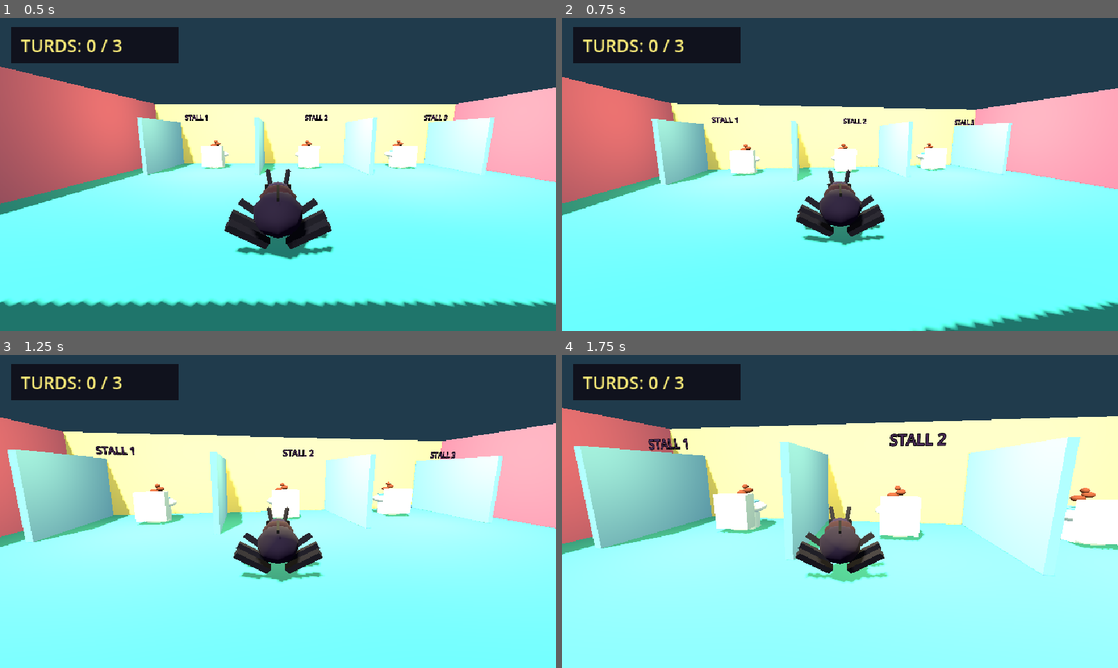
Above: before the commit, frames 1-4 (two rows, left to right).
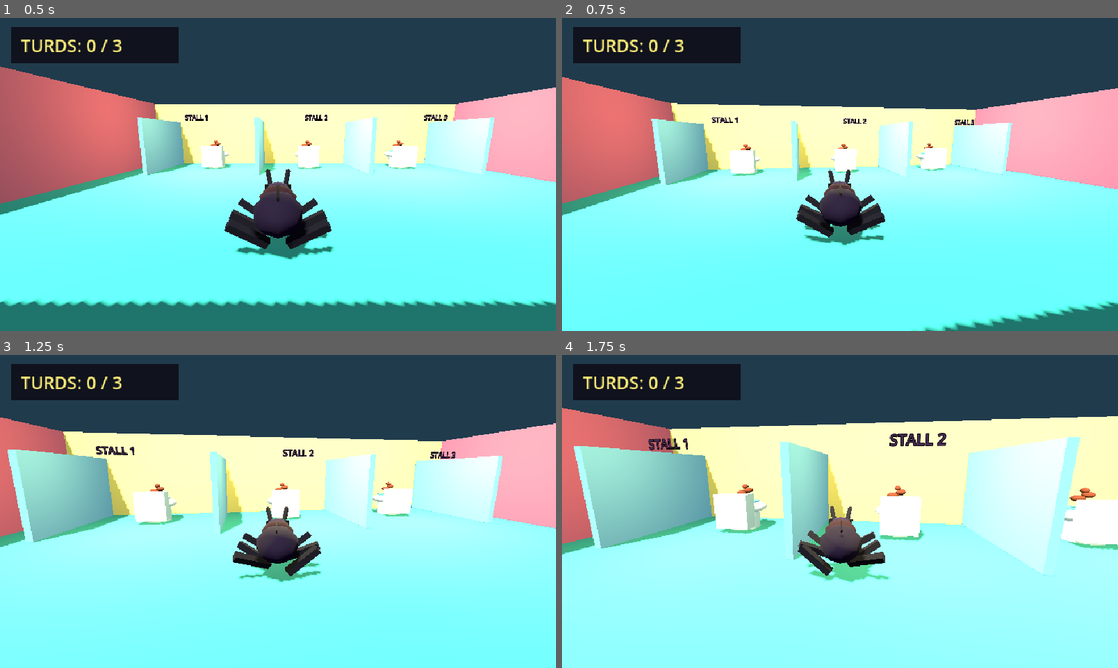
Above: after the commit, the same moments.

Repository: blanzy-labs/turd-burglar
Game: Godot game, scene res://scenes/main.tscn
Two runs of this game, one before a commit and one after it. Both use one fixed random seed, a clock stepped at 60 frames per second and the inputs below.
Inputs (mouse positions are in pixels of both pictures, inside the frame that each line leads up to):
- Up to frame 1 (0.5 s): no input
- Up to frame 2 (0.75 s): tap Enter at 0.5 s; move the mouse to (867, 174) at 0.52 s; hold W (move_forward) from 0.53 s (still down); tap E at 0.6 s
- Up to frame 3 (1.25 s): keep holding W (move_forward)
- Up to frame 4 (1.75 s): keep holding W (move_forward); move the mouse to (812, 511) at 1.27 s; tap R at 1.35 s

Frame 1 is identical in both runs. In frame 2, 0.2% of the frame differs, in the area x 42-59%, y 48-72%; in frame 3, 0.5%; in frame 4, 0.8%, in the area x 42-59%, y 48-73%.

Commit message:
TB-R03-001: Add Procedural Alternating-Tripod Locomotion

Diff:
--- a/scripts/player.gd
+++ b/scripts/player.gd
@@ -5,19 +5,34 @@
 const GRAVITY := 18.0
 const MOUSE_SENSITIVITY := 0.003
 const INTERACTION_RANGE := 2.65
+const GAIT_IDLE_SPEED := 0.08
+const GAIT_BLEND_SPEED := 4.5
+const GAIT_MIN_FREQUENCY := 2.2
+const GAIT_MAX_FREQUENCY := 4.8
+const TRIPOD_A := [&"LegLeftFront", &"LegLeftRear", &"LegRightMiddle"]
+const LEG_NAMES := [
+	&"LegLeftFront", &"LegLeftMiddle", &"LegLeftRear",
+	&"LegRightFront", &"LegRightMiddle", &"LegRightRear",
+]
 
 @onready var camera_pivot: Node3D = $CameraPivot
+@onready var visual_body: Node3D = $Body
 
 var camera_yaw := 0.0
 var camera_pitch := -0.18
 var game: Node
 var nearby_toilet: Node
+var gait_phase := 0.0
+var locomotion_weight := 0.0
+var neutral_body_transform: Transform3D
+var neutral_part_transforms: Dictionary = {}
 
 
 func _ready() -> void:
 	add_to_group("player")
 	game = get_parent()
 	_ensure_input_actions()
+	_capture_neutral_visual_transforms()
 	camera_pivot.rotation = Vector3(camera_pitch, camera_yaw, 0.0)
 	if not _automation_requested():
 		Input.mouse_mode = Input.MOUSE_MODE_CAPTURED
@@ -40,7 +55,76 @@
 	else:
 		velocity.y = -0.2
 	move_and_slide()
+	_update_locomotion(delta)
 	_update_interaction_target()
+
+
+func _capture_neutral_visual_transforms() -> void:
+	neutral_body_transform = visual_body.transform
+	for part_name in LEG_NAMES + [&"Abdomen", &"AntennaLeft", &"AntennaRight"]:
+		var part := visual_body.get_node(NodePath(part_name)) as Node3D
+		neutral_part_transforms[part_name] = part.transform
+
+
+func _update_locomotion(delta: float) -> void:
+	var horizontal_speed := Vector2(velocity.x, velocity.z).length()
+	var is_moving := horizontal_speed > GAIT_IDLE_SPEED
+	var target_weight := 1.0 if is_moving else 0.0
+	locomotion_weight = move_toward(locomotion_weight, target_weight, GAIT_BLEND_SPEED * delta)
+
+	if is_moving:
+		var speed_factor := clampf(horizontal_speed / MOVE_SPEED, 0.0, 1.0)
+		var frequency := lerpf(GAIT_MIN_FREQUENCY, GAIT_MAX_FREQUENCY, speed_factor)
+		gait_phase = fposmod(gait_phase + TAU * frequency * delta, TAU)
+
+	_pose_legs()
+	_pose_body_and_antennae()
+
+
+func _pose_legs() -> void:
+	for leg_name: StringName in LEG_NAMES:
+		var leg := visual_body.get_node(NodePath(leg_name)) as Node3D
+		var neutral: Transform3D = neutral_part_transforms[leg_name]
+		var tripod_sign := 1.0 if leg_name in TRIPOD_A else -1.0
+		var stride := sin(gait_phase) * tripod_sign
+		var role_scale := 0.86 if "Middle" in leg_name else (1.0 if "Front" in leg_name else 0.92)
+		var side_sign := -1.0 if "Left" in leg_name else 1.0
+		var rotation_offset := Vector3(
+			stride * 0.34 * role_scale,
+			stride * side_sign * 0.08,
+			-stride * side_sign * 0.06
+		) * locomotion_weight
+		var lift := maxf(0.0, stride) * 0.035 * locomotion_weight
+		leg.transform = Transform3D(
+			neutral.basis * Basis.from_euler(rotation_offset),
+			neutral.origin + Vector3(0.0, lift, stride * 0.018 * locomotion_weight)
+		)
+
+
+func _pose_body_and_antennae() -> void:
+	var double_step := sin(gait_phase * 2.0)
+	var body_euler := neutral_body_transform.basis.get_euler()
+	visual_body.position = neutral_body_transform.origin + Vector3(
+		0.0,
+		0.032 * (0.5 + 0.5 * double_step) * locomotion_weight,
+		0.0
+	)
+	visual_body.rotation = Vector3(
+		body_euler.x,
+		visual_body.rotation.y,
+		0.025 * sin(gait_phase) * locomotion_weight + body_euler.z
+	)
+
+	for antenna_name: StringName in [&"AntennaLeft", &"AntennaRight"]:
+		var antenna := visual_body.get_node(NodePath(antenna_name)) as Node3D
+		var neutral: Transform3D = neutral_part_transforms[antenna_name]
+		var side_sign := -1.0 if antenna_name == &"AntennaLeft" else 1.0
+		var response := Vector3(
+			0.055 * sin(gait_phase + side_sign * 0.35),
+			0.0,
+			side_sign * 0.025 * double_step
+		) * locomotion_weight
+		antenna.transform = Transform3D(neutral.basis * Basis.from_euler(response), neutral.origin)
 
 
 func _unhandled_input(event: InputEvent) -> void:
